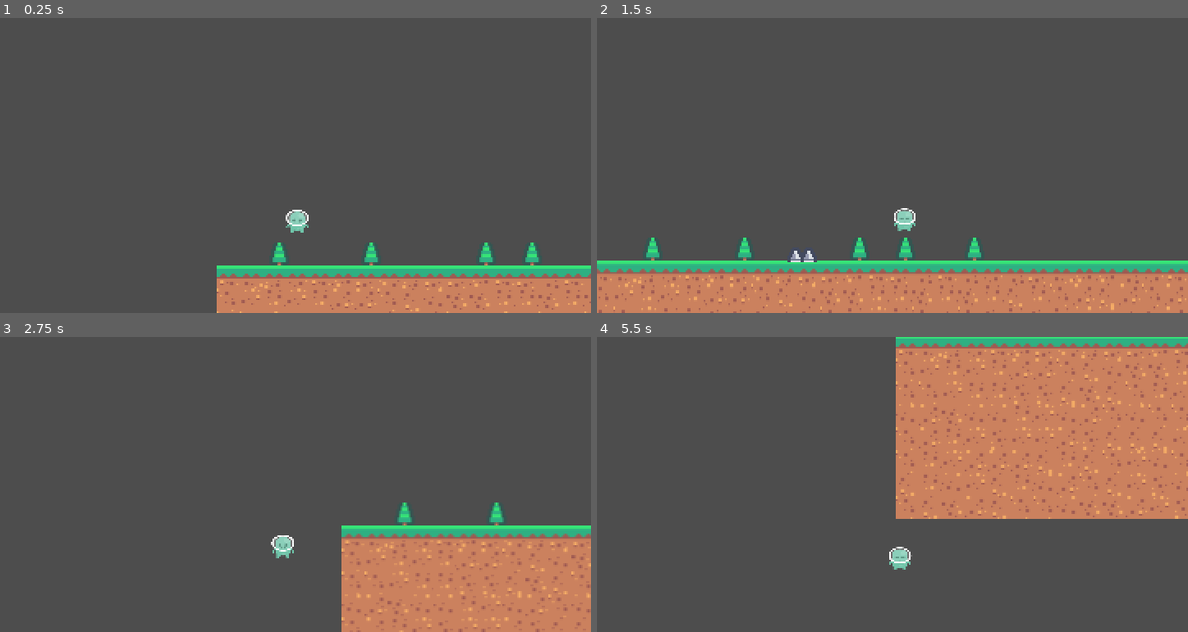
Above: before the commit, frames 1-4 (two rows, left to right).
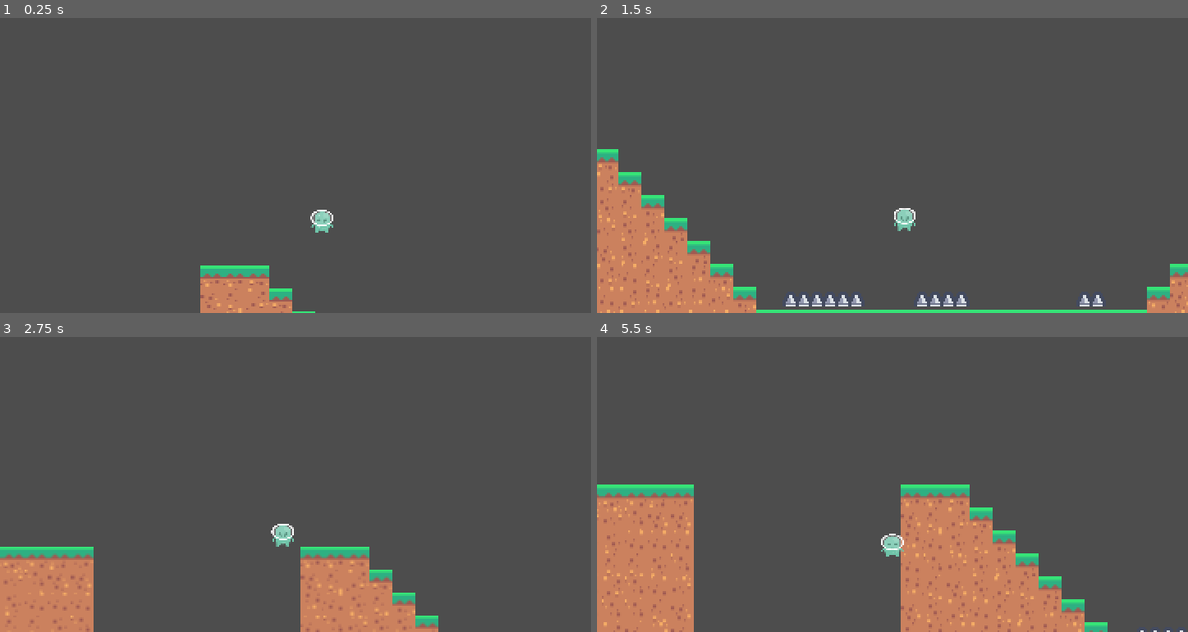
Above: after the commit, the same moments.

Repository: djutemark/ld59
Game: Godot game, scene res://game.tscn
Same seed, same stepped clock (60 frames per second), same inputs: the game is played once before the commit and once after it.
Inputs:
- Up to frame 1 (0.25 s): no input
- Up to frame 2 (1.5 s): tap Enter at 0.5 s; hold E (use_signaler) 0.53-1.28 s; hold D (move_right) from 0.53 s (still down); tap Space (jump) at 0.77 s; tap E (use_signaler) at 1.35 s
- Up to frame 3 (2.75 s): tap Space (jump) at 1.52 s; release D (move_right) at 2.03 s; hold A (move_left) from 2.03 s (still down); hold E (use_signaler) from 2.03 s (still down); tap R at 2.1 s
- Up to frame 4 (5.5 s): release A (move_left) at 2.78 s; release E (use_signaler) at 2.78 s; hold D (move_right) 2.78-4.28 s; tap E (use_signaler) at 2.85, 4.55 s; tap Space (jump) at 3.02, 3.77, 4.52 s; hold E (use_signaler) 3.53-4.28 s; hold A (move_left) 4.28-5.03 s; tap R at 4.35 s; hold D (move_right) from 5.03 s (still down); hold E (use_signaler) from 5.03 s (still down)

The runs differ from the first frame. In frame 1, 11% of the frame differs, in the area x 33-100%, y 65-100%; in frame 2, 20%; in frame 3, 21%; in frame 4, 48%, in the area x 0-100%, y 0-100%.

Commit message:
Implement singaler thingie

Diff:
--- a/game.tscn
+++ b/game.tscn
@@ -2,17 +2,25 @@
 
 [ext_resource type="PackedScene" uid="uid://dt7ygoxqoqkbj" path="res://levels/level_1.tscn" id="1_80nbo"]
 [ext_resource type="PackedScene" uid="uid://bmimicae0in6j" path="res://objects/player.tscn" id="2_e2o6t"]
+[ext_resource type="Script" uid="uid://lhcg5fvks6eg" path="res://scripts/signal_settings.gd" id="3_fc0e3"]
 [ext_resource type="Script" uid="uid://dvloye4naumf2" path="res://scripts/player_camera.gd" id="3_feb5d"]
+
+[sub_resource type="Resource" id="Resource_7jktm"]
+script = ExtResource("3_fc0e3")
+grow_duration = 0.5
+growth_type = 4
+metadata/_custom_type_script = "uid://lhcg5fvks6eg"
 
 [node name="Game" type="Node2D" unique_id=2094557731]
 
 [node name="Level 1" parent="." unique_id=1630807923 instance=ExtResource("1_80nbo")]
 
 [node name="Player" parent="." unique_id=56246929 instance=ExtResource("2_e2o6t")]
-position = Vector2(88, 75)
+position = Vector2(1219, 75)
 gravity_strength = 5.0
 move_speed = 150.0
 jump_strength = 130.0
+signal_settings = SubResource("Resource_7jktm")
 
 [node name="PlayerCamera" type="Camera2D" parent="." unique_id=975741464 node_paths=PackedStringArray("player")]
 offset = Vector2(0, -30)
--- a/levels/level_1.tscn
+++ b/levels/level_1.tscn
@@ -17,37 +17,73 @@
 tile_set = ExtResource("1_vn7o3")
 collision_enabled = false
 
-[node name="Invisibility" type="Node2D" parent="." unique_id=944857073]
-script = ExtResource("3_bt44k")
-time_visible = 2.0
-
-[node name="TileMapLayer" type="TileMapLayer" parent="Invisibility" unique_id=2079946174]
+[node name="InvisibleTiles" type="TileMapLayer" parent="." unique_id=2079946174]
 tile_map_data = PackedByteArray("AAAnAAYAAAAAAAAAAAAoAAYAAAAAAAAAAAAmAAYAAAAAAAAAAAB8AAMAAAADAAAAAAB9AAMAAAADAAAAAACBAA …(192 unchanged characters)…
 tile_set = ExtResource("1_vn7o3")
 
-[node name="Spikes" parent="Invisibility" unique_id=1481858940 instance=ExtResource("2_jirdo")]
+[node name="Invisibility" type="Node" parent="InvisibleTiles" unique_id=1767523751]
+script = ExtResource("3_bt44k")
+metadata/_custom_type_script = "uid://bk1rgvi3v0xe5"
+
+[node name="Spikes" parent="." unique_id=1481858940 instance=ExtResource("2_jirdo")]
 position = Vector2(168, 105)
 
-[node name="Spikes2" parent="Invisibility" unique_id=1624515623 instance=ExtResource("2_jirdo")]
+[node name="Invisibility" type="Node" parent="Spikes" unique_id=1493300266]
+script = ExtResource("3_bt44k")
+metadata/_custom_type_script = "uid://bk1rgvi3v0xe5"
+
+[node name="Spikes2" parent="." unique_id=1624515623 instance=ExtResource("2_jirdo")]
 position = Vector2(1475, 200)
 
-[node name="Spikes3" parent="Invisibility" unique_id=2123355713 instance=ExtResource("2_jirdo")]
+[node name="Invisibility" type="Node" parent="Spikes2" unique_id=1331596386]
+script = ExtResource("3_bt44k")
+metadata/_custom_type_script = "uid://bk1rgvi3v0xe5"
+
+[node name="Spikes3" parent="." unique_id=2123355713 instance=ExtResource("2_jirdo")]
 position = Vector2(1296, 200)
 
-[node name="Spikes4" parent="Invisibility" unique_id=1062971853 instance=ExtResource("2_jirdo")]
+[node name="Invisibility" type="Node" parent="Spikes3" unique_id=663109745]
+script = ExtResource("3_bt44k")
+metadata/_custom_type_script = "uid://bk1rgvi3v0xe5"
+
+[node name="Spikes4" parent="." unique_id=1062971853 instance=ExtResource("2_jirdo")]
 position = Vector2(1392, 200)
 
-[node name="Spikes5" parent="Invisibility" unique_id=824486707 instance=ExtResource("2_jirdo")]
+[node name="Invisibility" type="Node" parent="Spikes4" unique_id=632706394]
+script = ExtResource("3_bt44k")
+metadata/_custom_type_script = "uid://bk1rgvi3v0xe5"
+
+[node name="Spikes5" parent="." unique_id=824486707 instance=ExtResource("2_jirdo")]
 position = Vector2(1312, 200)
 
-[node name="Spikes6" parent="Invisibility" unique_id=1757344097 instance=ExtResource("2_jirdo")]
+[node name="Invisibility" type="Node" parent="Spikes5" unique_id=1817927853]
+script = ExtResource("3_bt44k")
+metadata/_custom_type_script = "uid://bk1rgvi3v0xe5"
+
+[node name="Spikes6" parent="." unique_id=1757344097 instance=ExtResource("2_jirdo")]
 position = Vector2(1328, 200)
 
-[node name="Spikes7" parent="Invisibility" unique_id=1807589476 instance=ExtResource("2_jirdo")]
+[node name="Invisibility" type="Node" parent="Spikes6" unique_id=452253262]
+script = ExtResource("3_bt44k")
+metadata/_custom_type_script = "uid://bk1rgvi3v0xe5"
+
+[node name="Spikes7" parent="." unique_id=1807589476 instance=ExtResource("2_jirdo")]
 position = Vector2(1376, 200)
 
-[node name="Spikes8" parent="Invisibility" unique_id=1579376280 instance=ExtResource("2_jirdo")]
+[node name="Invisibility" type="Node" parent="Spikes7" unique_id=1534275041]
+script = ExtResource("3_bt44k")
+metadata/_custom_type_script = "uid://bk1rgvi3v0xe5"
+
+[node name="Spikes8" parent="." unique_id=1579376280 instance=ExtResource("2_jirdo")]
 position = Vector2(1576, 136)
 
-[node name="Spikes9" parent="Invisibility" unique_id=2112393628 instance=ExtResource("2_jirdo")]
+[node name="Invisibility" type="Node" parent="Spikes8" unique_id=227393686]
+script = ExtResource("3_bt44k")
+metadata/_custom_type_script = "uid://bk1rgvi3v0xe5"
+
+[node name="Spikes9" parent="." unique_id=2112393628 instance=ExtResource("2_jirdo")]
 position = Vector2(1544, 160)
+
+[node name="Invisibility" type="Node" parent="Spikes9" unique_id=505615352]
+script = ExtResource("3_bt44k")
+metadata/_custom_type_script = "uid://bk1rgvi3v0xe5"
--- a/objects/player.tscn
+++ b/objects/player.tscn
@@ -2,6 +2,7 @@
 
 [ext_resource type="Script" uid="uid://cye1ysqxsbcxa" path="res://scripts/player.gd" id="1_ykyjo"]
 [ext_resource type="Texture2D" uid="uid://dnnmy42ccarbc" path="res://alienGreen.png" id="2_ykyjo"]
+[ext_resource type="PackedScene" uid="uid://d0aaxhajvply8" path="res://objects/signaler.tscn" id="3_nmc1l"]
 
 [sub_resource type="RectangleShape2D" id="RectangleShape2D_ykyjo"]
 size = Vector2(10, 14)
@@ -15,3 +16,6 @@
 
 [node name="CollisionShape2D" type="CollisionShape2D" parent="." unique_id=478012747]
 shape = SubResource("RectangleShape2D_ykyjo")
+
+[node name="Signaler" parent="." unique_id=1239735612 instance=ExtResource("3_nmc1l")]
+unique_name_in_owner = true
--- /dev/null
+++ b/objects/signaler.tscn
@@ -0,0 +1,30 @@
+[gd_scene format=3 uid="uid://d0aaxhajvply8"]
+
+[ext_resource type="Script" uid="uid://blyvrinx25bup" path="res://scripts/signaler.gd" id="1_c0ac1"]
+[ext_resource type="Shader" uid="uid://bdochuljcbvrj" path="res://pulse_shader.gdshader" id="2_emrue"]
+
+[sub_resource type="CircleShape2D" id="CircleShape2D_ykyjo"]
+
+[sub_resource type="ShaderMaterial" id="ShaderMaterial_wpeyg"]
+shader = ExtResource("2_emrue")
+shader_parameter/width = 0.01
+shader_parameter/color = Color(1, 1, 1, 0.3254902)
+
+[sub_resource type="PlaceholderTexture2D" id="PlaceholderTexture2D_c0ac1"]
+size = Vector2(4, 4)
+
+[node name="Signaler" type="Area2D" unique_id=1239735612]
+script = ExtResource("1_c0ac1")
+
+[node name="SignalHitbox" type="CollisionShape2D" parent="." unique_id=659031340]
+unique_name_in_owner = true
+shape = SubResource("CircleShape2D_ykyjo")
+debug_color = Color(0, 0.6, 0, 0.41960785)
+
+[node name="PulseSprite" type="Sprite2D" parent="." unique_id=2042846935]
+unique_name_in_owner = true
+material = SubResource("ShaderMaterial_wpeyg")
+scale = Vector2(2, 2)
+texture = SubResource("PlaceholderTexture2D_c0ac1")
+
+[connection signal="body_entered" from="." to="." method="_on_body_entered"]
--- a/project.godot
+++ b/project.godot
@@ -14,10 +14,6 @@
 run/main_scene="uid://cuv07vgb0u6t4"
 config/features=PackedStringArray("4.6", "Forward Plus")
 config/icon="res://icon.svg"
-
-[autoload]
-
-Signaler="*uid://b2rr5k52kyotc"
 
 [display]
 
--- /dev/null
+++ b/pulse_shader.gdshader
@@ -0,0 +1,27 @@
+shader_type canvas_item;
+
+uniform float width = 0.05;
+uniform vec4 color : source_color = vec4(1.0, 1.0, 1.0, 1.0);
+
+const float HALF_WIDTH = 0.5;
+
+void vertex() {
+	// Called for every vertex the material is visible on.
+}
+
+void fragment() {
+  vec2 center = vec2(0.5, 0.5);
+  float distance_to_center = distance(UV, center);
+
+  float inner = 1.0 - step(HALF_WIDTH - width, distance_to_center); // smaller circle
+  float outer = 1.0 - step(HALF_WIDTH, distance_to_center); // larger circle
+
+  float a = mix(0.0, color.a, outer - inner);
+
+  COLOR = vec4(color.rgb, a);
+}
+
+//void light() {
+//	// Called for every pixel for every light affecting the CanvasItem.
+//	// Uncomment to replace the default light processing function with this one.
+//}
--- a/scripts/invisibility.gd
+++ b/scripts/invisibility.gd
@@ -1,13 +1,16 @@
 class_name Invisibility
-extends Node2D
+extends Node
 
-@export var time_visible: float = 3
+var parent: Node2D
 
-func _enter_tree() -> void:
-	Signaler.make_visible.connect(make_visible)
-	visible = false
+func _ready() -> void:
+	parent = get_parent()
+	parent.modulate.a = 0
+
 
 func make_visible() -> void:
-	visible = true
-	await get_tree().create_timer(time_visible).timeout
-	visible = false
+	parent.modulate.a = 1
+
+
+func make_invisible() -> void:
+	create_tween().tween_property(parent, "modulate:a", 0, 0.25)
--- a/scripts/player.gd
+++ b/scripts/player.gd
@@ -5,15 +5,18 @@
 @export var move_speed: float = 300
 @export var jump_strength: float = 400
 
+@export var signal_settings: SignalerSettings
+
 var start_position: Vector2
 
 func _ready() -> void:
 	start_position = position
+	%Signaler.settings = signal_settings
 
 
 func _input(event: InputEvent) -> void:
 	if event.is_action_pressed("use_signaler"):
-		Signaler.make_visible.emit()
+		%Signaler.make_signal()
 
 
 func _physics_process(_delta: float) -> void:
--- /dev/null
+++ b/scripts/signal_settings.gd
@@ -0,0 +1,8 @@
+class_name SignalerSettings
+extends Resource
+
+@export var max_radius: float = 250
+@export var grow_duration: float = 1
+@export var time_at_max_growth: float = 1
+@export var cooldown: float = 2
+@export var growth_type: Tween.TransitionType = Tween.TRANS_CUBIC
--- a/scripts/signaler.gd
+++ b/scripts/signaler.gd
@@ -1,10 +1,46 @@
-extends Node
+class_name Signaler
+extends Area2D
 
-signal make_visible
+@export var settings: SignalerSettings
+
+var is_active: bool = false
+var current_visible_invisibiles: Array[Invisibility] = []
+
+const RADIUS_SPRITE_RATIO = 0.5 # Very much a magic number
 
 func _ready() -> void:
-	make_visible.connect(make_visible_called)
+	%SignalHitbox.disabled = true
 
 
-func make_visible_called() -> void:
-	print("make visible!")
+func make_signal() -> void:
+	if is_active:
+		return
+	is_active = true
+
+	var shape: CircleShape2D = %SignalHitbox.shape
+	if shape != null:
+		%PulseSprite.scale = Vector2.ZERO
+		%SignalHitbox.disabled = false
+		shape.radius = 0
+		var t = create_tween()
+		t.set_parallel(true)
+		t.set_trans(settings.growth_type)
+		t.tween_property(shape, "radius", settings.max_radius, settings.grow_duration)
+		t.tween_property(%PulseSprite, "scale", RADIUS_SPRITE_RATIO * Vector2(settings.max_radius, settings.max_radius), settings.grow_duration)
+		await t.finished
+		await get_tree().create_timer(settings.time_at_max_growth).timeout
+		%SignalHitbox.disabled = true
+
+		for invisibility in current_visible_invisibiles:
+			invisibility.make_invisible()
+		current_visible_invisibiles.clear()
+	is_active = false
+
+
+func _on_body_entered(body: Node2D) -> void:
+	var invisibilities = body.find_children("*", "Invisibility", false)
+
+	if invisibilities.size() > 0:
+		var invisible_node = invisibilities[0] as Invisibility
+		invisible_node.make_visible()
+		current_visible_invisibiles.append(invisible_node)
--- a/scripts/spikes.gd
+++ b/scripts/spikes.gd
@@ -3,5 +3,4 @@
 
 func _on_area_2d_body_entered(body: Node2D) -> void:
 	if body is Player:
-		print("take damage!")
 		body.take_damage()
Not shown, added: pulse_shader.gdshader.uid
Not shown, added: scripts/signal_settings.gd.uid
Not shown, changed: scripts/signaler.gd.uid
